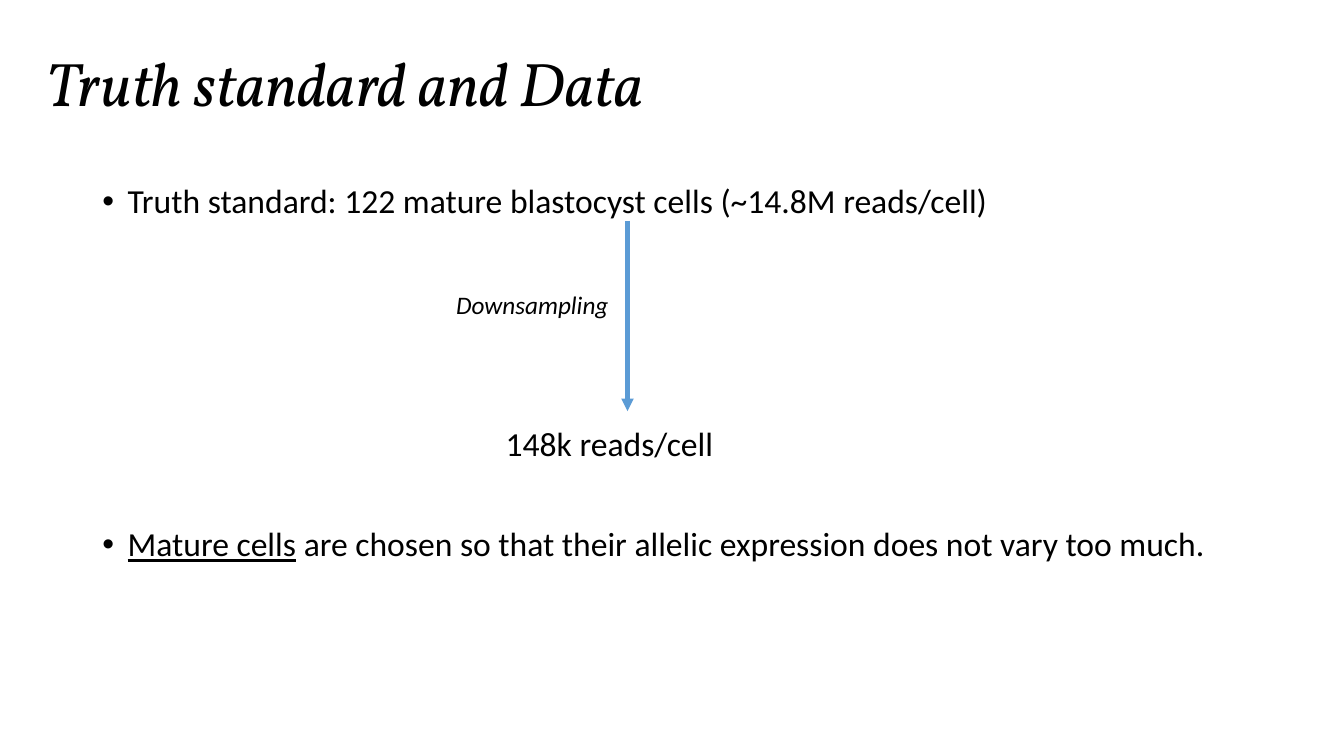
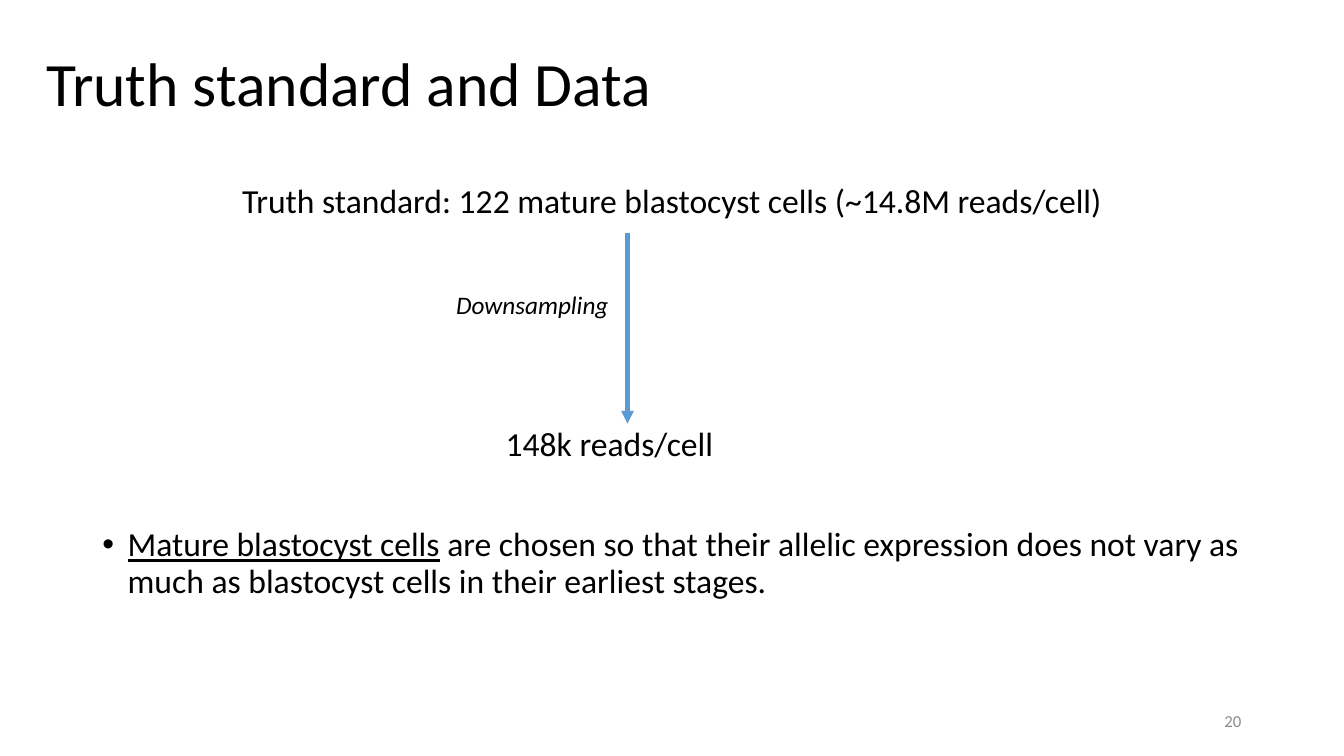
Before and after one commit to SmaragdaDimitrakopoulou/Paper-Presentation, a slide deck: slide 20 of presentation.pptx (slide 13 before the commit). Drawn at 1344x756 pixels with LibreOffice and Linux fonts; fonts in the diff are those of the drawing. Boxes give left, top, right and bottom in pixels: in the first picture for what was removed or moved away, otherwise in the second. Text is boxed around its words. In the diff, an @@ line names an element or a change of style, - is before the commit and + after.

Commit message:
add presentation

```diff
--- a/presentation.pptx
+++ b/presentation.pptx
@@ text "Truth standard and Data" at [46,63,651,107]: font Vollkorn to Calibri, italic off @@
@@ text at [242,188,1102,219]: alignment left to centre; bullet • to none @@
@@ arrow moved from (628, 221) - (628, 411) to (628, 233) - (628, 423) @@
@@ text at [128,532,1238,599]: text changed @@
-• Mature cells are chosen so that their allelic expression does not vary too much.
+• Mature blastocyst cells are chosen so that their allelic expression does not vary as much as blastocyst cells in their earliest stages.
@@ page number added at [1224,716,1241,727], 12 pt, text #8C8C8C @@
+20
```
Also in this commit, not shown: 12 other slides changed, 13 slides added, 6 slides removed, 1 other file.
